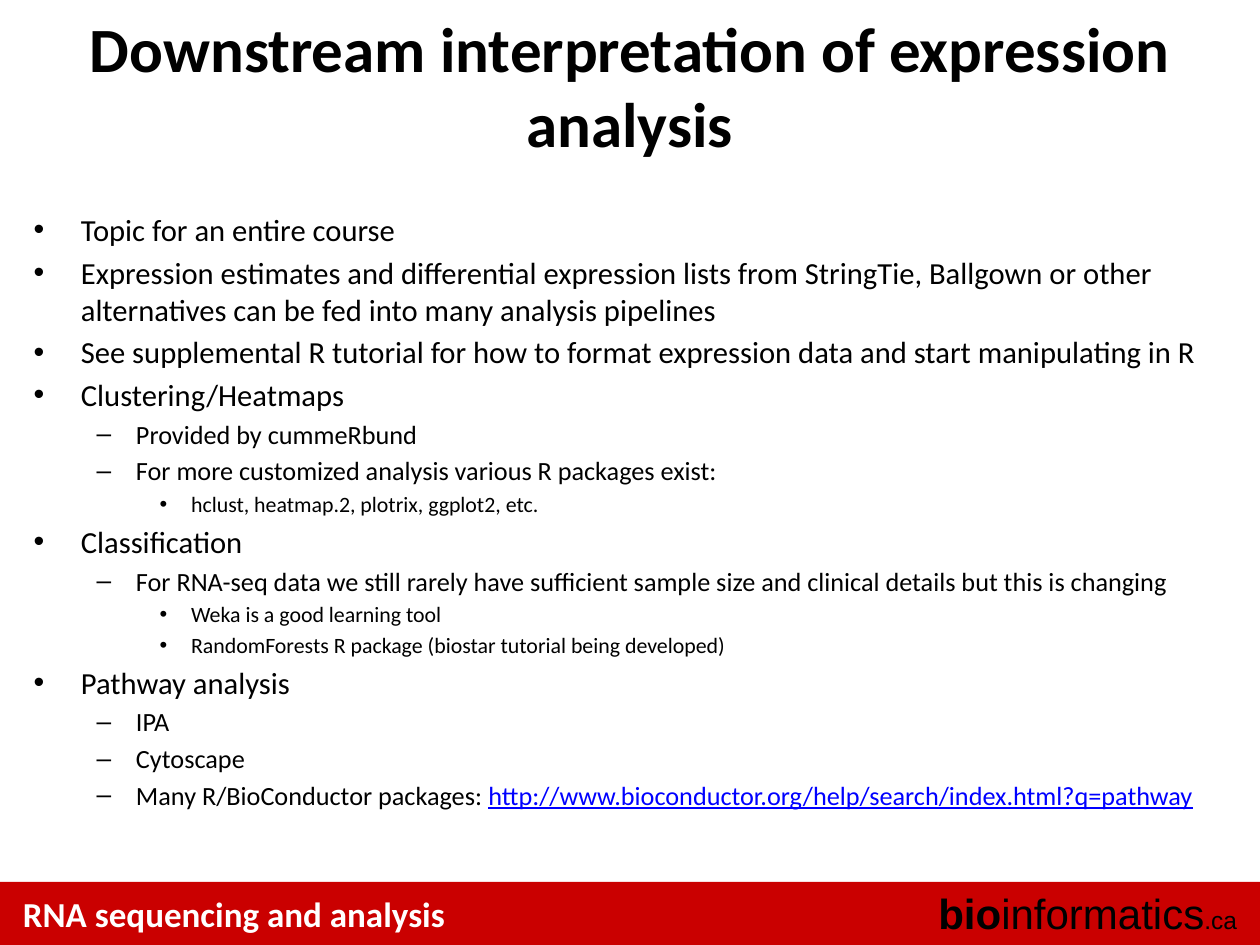
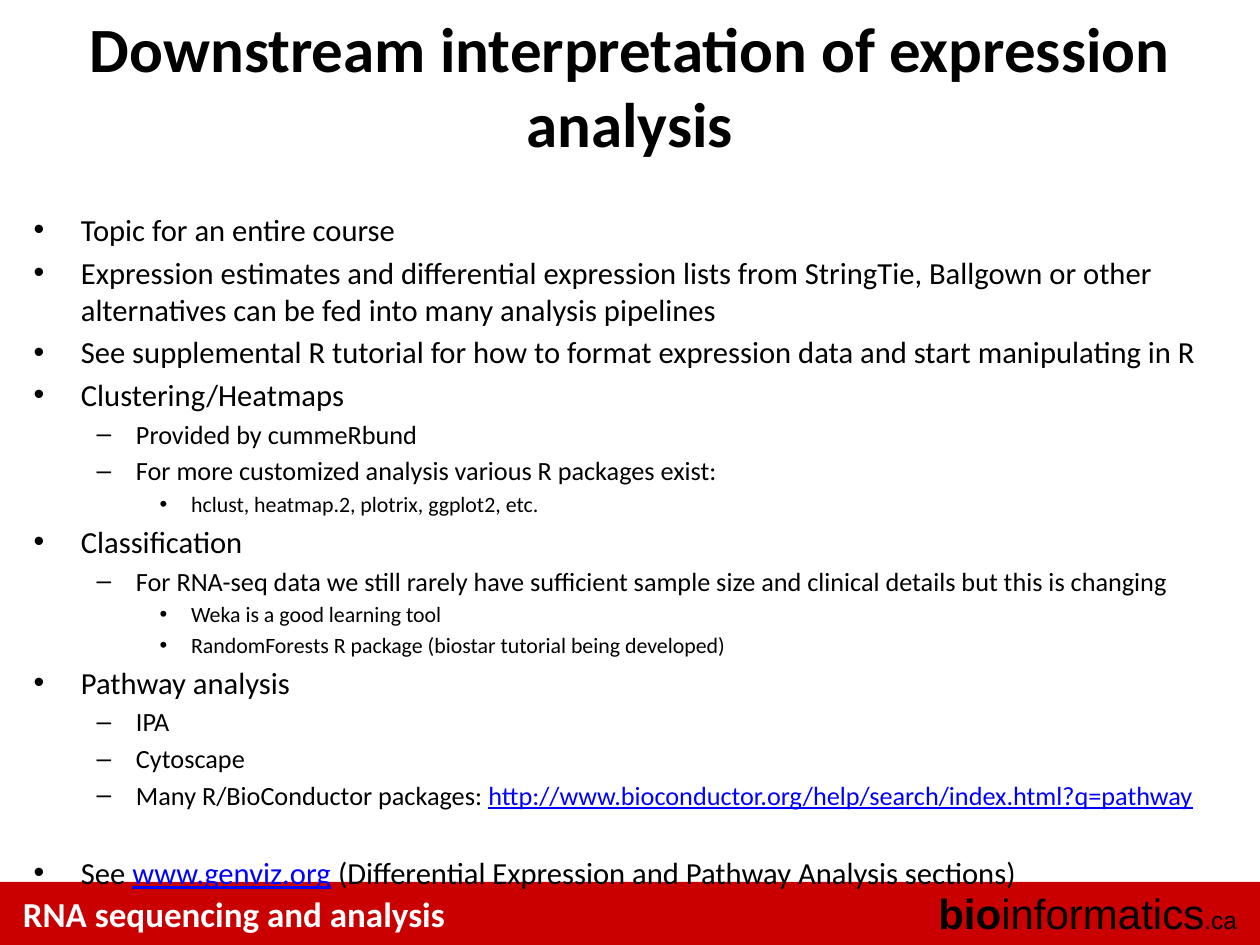
Before and after one commit to griffithlab/rnaseq_tutorial_wiki, a slide deck: slide 23 of LectureFiles/cbw/2018/RNASeq_Module3_Lecture.pptx. Drawn at 1260x945 pixels with LibreOffice and Linux fonts; fonts in the diff are those of the drawing. Boxes give left, top, right and bottom in pixels: in the first picture for what was removed or moved away, otherwise in the second. Text is boxed around its words. In the diff, an @@ line names an element or a change of style, - is before the commit and + after.

```diff
--- a/LectureFiles/cbw/2018/RNASeq_Module3_Lecture.pptx
+++ b/LectureFiles/cbw/2018/RNASeq_Module3_Lecture.pptx
@@ text at [81,862,1016,891]: paragraph added @@
+• See www.genviz.org (Differential Expression and Pathway Analysis sections)
```
Also in this commit, not shown: 1 other slide changed, 3 other files.
